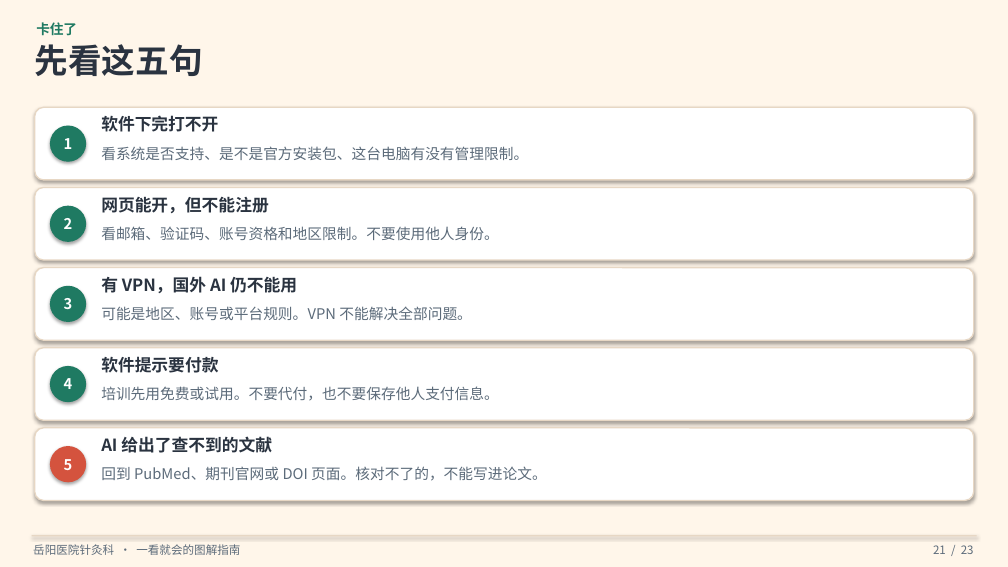
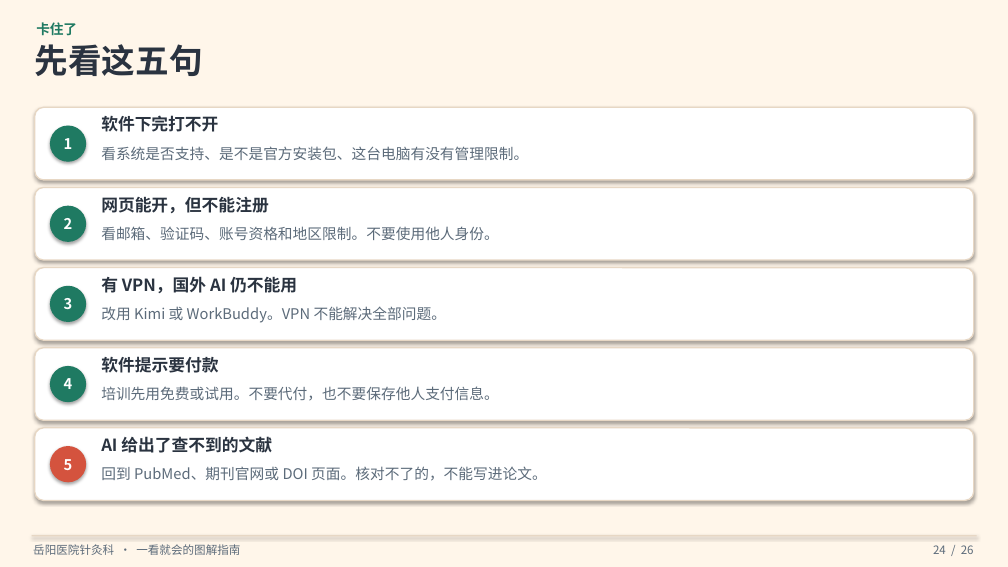
Before and after one commit to hujigang2010-maker/AIDEN, a slide deck: slide 24 of output/岳阳医院针灸科-VPN及国外AI软件安装使用指南.pptx (slide 21 before the commit). Drawn at 1008x567 pixels with LibreOffice and Linux fonts; fonts in the diff are those of the drawing. Boxes give left, top, right and bottom in pixels: in the first picture for what was removed or moved away, otherwise in the second. Text is boxed around its words. In the diff, an @@ line names an element or a change of style, - is before the commit and + after.

```diff
--- a/output/岳阳医院针灸科-VPN及国外AI软件安装使用指南.pptx
+++ b/output/岳阳医院针灸科-VPN及国外AI软件安装使用指南.pptx
@@ text at (x1=101, y1=306, x2=447, y2=323): text changed @@
-可能是地区、账号或平台规则。VPN 不能解决全部问题。
+改用 Kimi 或 WorkBuddy。VPN 不能解决全部问题。
@@ text at (x1=933, y1=545, x2=974, y2=554): text changed @@
-21 / 23
+24 / 26
```
Also in this commit, not shown: 20 other slides changed, 5 slides added, 2 slides removed, 4 other files.
